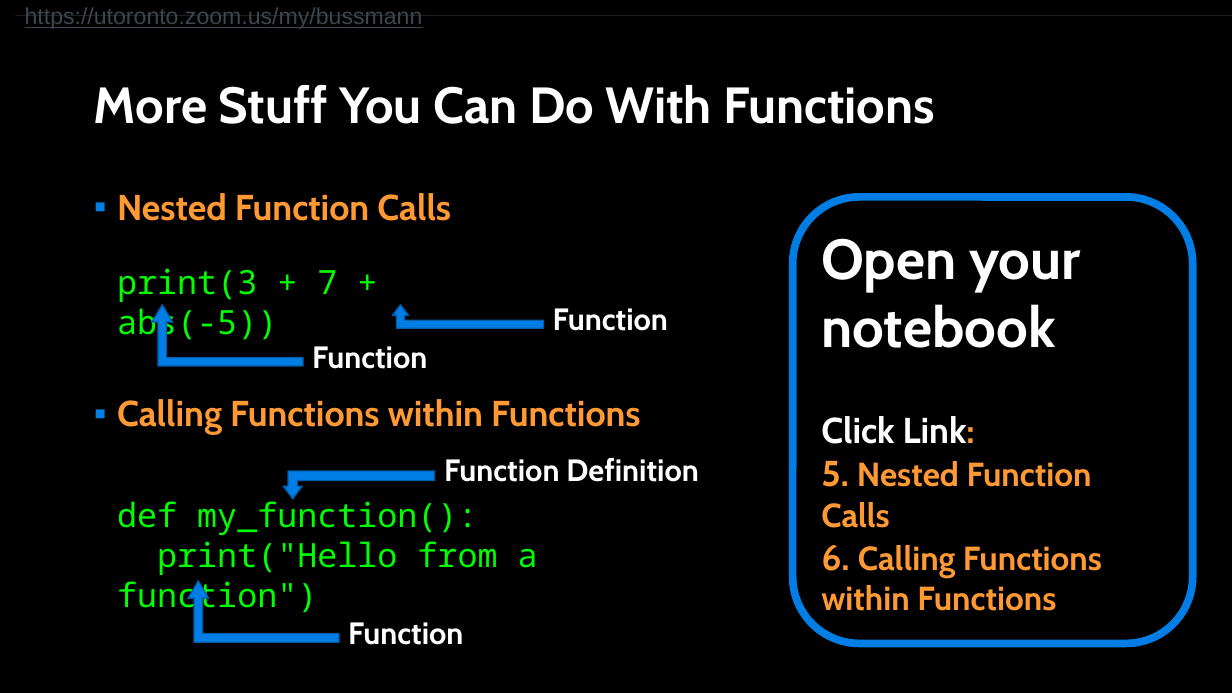
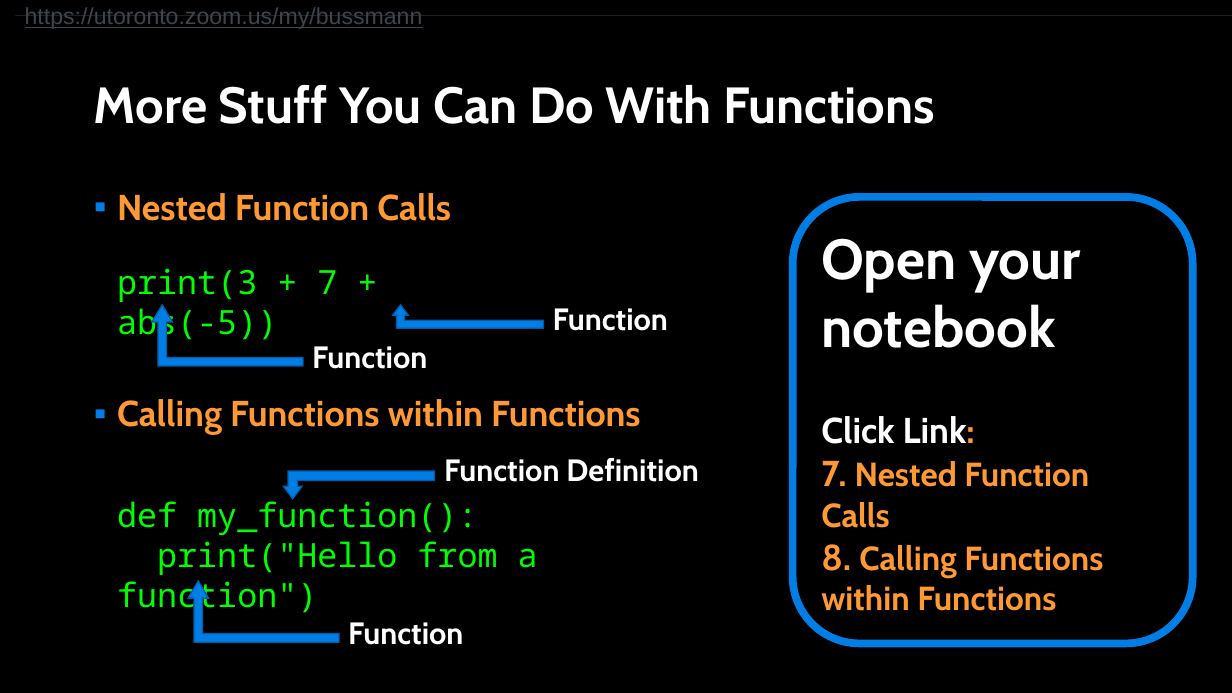
Before and after one commit to APS106/APS106-winter-2022-material, a slide deck: slide 26 of lectures/week2/lecture2/slides/week2_lecture2.pptx (slide 21 before the commit). Drawn at 1232x693 pixels with LibreOffice and Linux fonts; fonts in the diff are those of the drawing; background and template pictures are left out. Boxes give left, top, right and bottom in pixels: in the first picture for what was removed or moved away, otherwise in the second. Text is boxed around its words. In the diff, an @@ line names an element or a change of style, - is before the commit and + after.

```diff
--- a/lectures/week2/lecture2/slides/week2_lecture2.pptx
+++ b/lectures/week2/lecture2/slides/week2_lecture2.pptx
@@ text in rounded rectangle at (821, 461, 1103, 611): text changed @@
-5. Nested Function Calls
-6. Calling Functions within Functions
+7. Nested Function Calls
+8. Calling Functions within Functions
```
Also in this commit, not shown: 4 other slides changed, 5 slides added, 4 other files.
